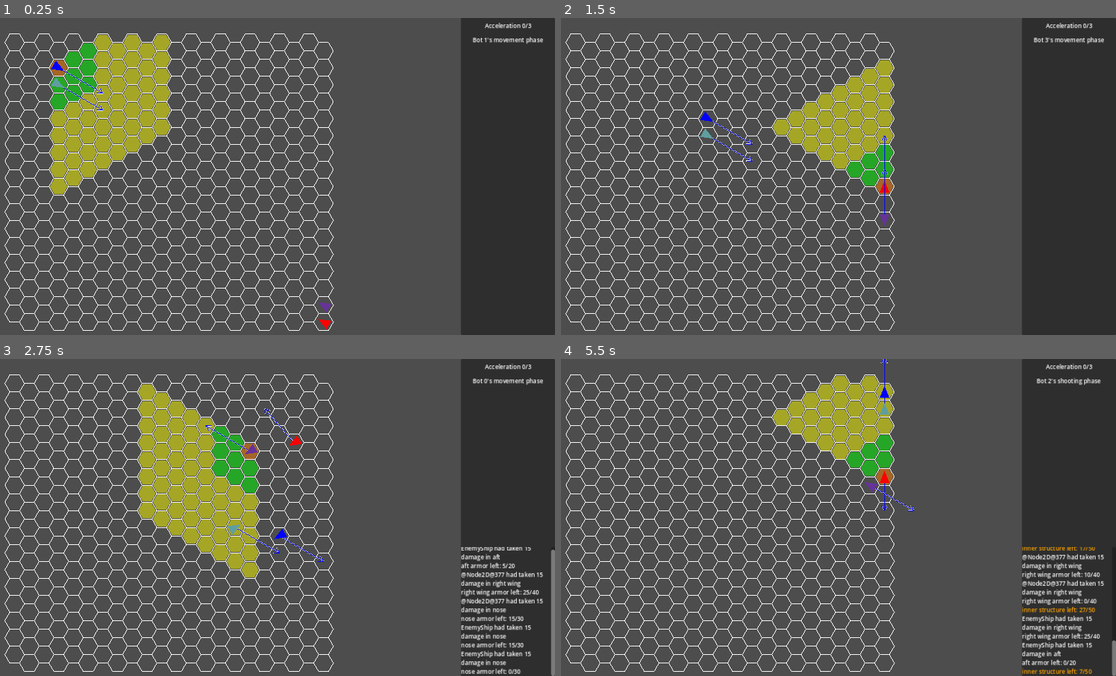
Above: before the commit, frames 1-4 (two rows, left to right).
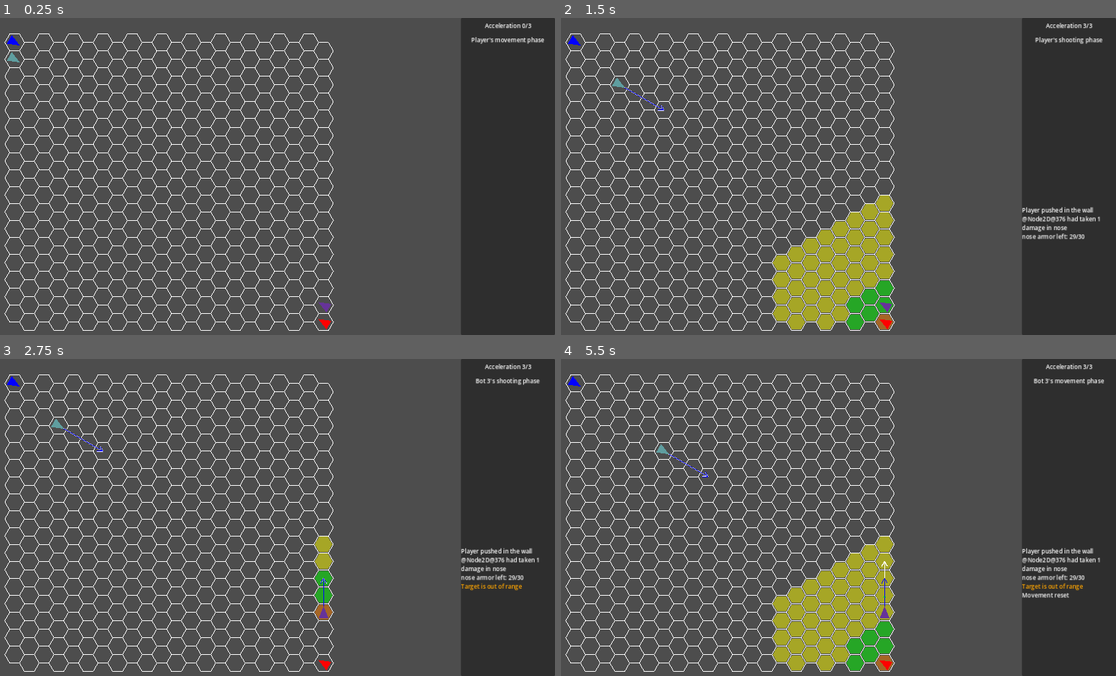
Above: after the commit, the same moments.

Repository: Idandot/Space-Arena
Game: Godot game, scene res://Scenes/Arena.tscn
Same seed, same stepped clock (60 frames per second), same inputs: the game is played once before the commit and once after it.
Inputs:
- Up to frame 1 (0.25 s): no input
- Up to frame 2 (1.5 s): tap Enter (end_phase) at 0.5, 0.6, 1.35 s; hold Right (turn_right) 0.53-1.28 s; hold Down (brake) from 1.28 s (still down)
- Up to frame 3 (2.75 s): release Down (brake) at 2.03 s; hold Right (turn_right) from 2.03 s (still down); tap Space (fire) at 2.1 s; tap Enter (end_phase) at 2.3 s
- Up to frame 4 (5.5 s): release Right (turn_right) at 2.78 s; hold Up (accelerate) 2.78-3.53 s; tap Enter (end_phase) at 2.85, 3.6, 4.55, 5.1 s; hold Left (turn_left) 3.53-5.03 s; tap Backspace (Reset) at 4.15 s; tap Space (fire) at 4.35 s; hold Down (brake) from 5.03 s (still down)

The runs differ from the first frame. In frame 1, 6.9% of the frame differs, in the area x 1-99%, y 5-56%; in frame 2, 10%; in frame 3, 11%; in frame 4, 12%, in the area x 1-100%, y 0-100%.

Commit message:
Architecture Update
Новый класс HexDirection избавляет от необходимости вечной конвертации между типами направления и их синхронизации

Далее: Починить find_target(), улучшенный ИИ, структура корабля и оружия через Resources

Diff:
--- a/Scenes/Arena.tscn
+++ b/Scenes/Arena.tscn
@@ -1,9 +1,9 @@
-[gd_scene load_steps=10 format=3 uid="uid://bvh1uo520kqmq"]
+[gd_scene load_steps=10 format=3 uid="uid://cf8n1jp00fq0m"]
 
 [ext_resource type="Script" path="res://Scripts/Root.gd" id="1_lvvug"]
 [ext_resource type="Script" path="res://Scripts/HexGrid.gd" id="1_mhtuk"]
 [ext_resource type="PackedScene" uid="uid://bx6jcpmfamp4b" path="res://Scenes/Hex.tscn" id="2_004cx"]
-[ext_resource type="PackedScene" uid="uid://jn4sb6r7uk4e" path="res://Scenes/EnemyShip.tscn" id="3_0aikf"]
+[ext_resource type="PackedScene" uid="uid://jn4sb6r7uk4e" path="res://Scenes/BotShip.tscn" id="3_f528x"]
 [ext_resource type="PackedScene" uid="uid://c10cpr3gmsfin" path="res://Scenes/PlayerShip.tscn" id="3_woy88"]
 [ext_resource type="Script" path="res://Scripts/Managers/TurnManager.gd" id="6_ttilb"]
 [ext_resource type="Script" path="res://Scripts/Managers/HighlightManager.gd" id="7_qacju"]
@@ -18,7 +18,7 @@
 hex_grid = NodePath("HexGrid")
 turn_manager = NodePath("Managers/TurnManager")
 player_ship_scene = ExtResource("3_woy88")
-enemy_ship_scene = ExtResource("3_0aikf")
+enemy_ship_scene = ExtResource("3_f528x")
 
 [node name="HexGrid" type="Node2D" parent="."]
 script = ExtResource("1_mhtuk")
--- a/Scenes/EnemyShip.tscn
+++ b/Scenes/BotShip.tscn
@@ -2,18 +2,17 @@
 
 [ext_resource type="Script" path="res://Scripts/BotShip.gd" id="1_p6p38"]
 
-[node name="EnemyShip" type="Node2D"]
+[node name="BotShip" type="Node2D"]
 script = ExtResource("1_p6p38")
 name_in_game = "Enemy"
 shipColor = Color(0.823529, 0, 0, 1)
-initial_direction = "up"
 weapon_stats = {
 "apex_offset": 0,
 "arc_degrees": 120,
-"damage": 15,
+"damage": 20,
 "effective_range": 2,
-"facing_offset": 0,
-"max_range": 7,
+"facing_offset": 1,
+"max_range": 4,
 "min_range": 0
 }
 
--- a/Scripts/BotShip.gd
+++ b/Scripts/BotShip.gd
@@ -5,7 +5,7 @@
 @export_group("Movement")
 @export_group("Weapons")
 
-var delay = 0.01
+var delay = 0.1
 
 func _ready():
 	name_in_game = "Bot " + str(ship_id)
@@ -20,7 +20,7 @@
 	var target = find_target(ships_array)
 
 	for dir_index in range(6):
-		var dir_vec = Utils.convert_direction(dir_index, "index", "vector")
+		var dir_vec = HexDirection.new(dir_index).vector
 		var test_pos = axial_position + dir_vec
 		var dist = Utils.axial_distance(target.axial_position - test_pos)
 		if dist < best_dist:
@@ -28,9 +28,9 @@
 			best_dir = dir_index
 	while Acceleration > 0:
 
-		if best_dir != dir:
+		if best_dir != facing.index:
 			turn_right()
-		elif Utils.axial_distance(ResultVelocity + facing) < safe_velocity:
+		elif Utils.axial_distance(ResultVelocity + facing.vector) < safe_velocity:
 			accelerate()
 		else:
 			update_acceleration(-1)
--- a/Scripts/PlayerShip.gd
+++ b/Scripts/PlayerShip.gd
@@ -54,6 +54,6 @@
 func reset():
 	update_velocity(Vector2i.ZERO, true)
 	update_acceleration(MaxAcceleration)
-	dir = initial_dir
-	update_rotation()
+	facing.set_direction(initial_facing)
+	area.rotation = deg_to_rad(facing.angle)
 	BEM.battle_log(["Movement reset"])
--- a/Scripts/Root.gd
+++ b/Scripts/Root.gd
@@ -26,7 +26,7 @@
 @export var starting_config = [
 	[
 		{
-			"control": "bot",
+			"control": "player",
 			"spawnpointOf": Vector2i(0,0),
 			"initial_facing": "rightdown",
 			"max_acceleration": 3,
@@ -42,7 +42,7 @@
 	],
 	[
 		{
-			"control": "bot",
+			"control": "player",
 			"spawnpointOf": Vector2i(21,16),
 			"initial_facing": "leftup",
 			"max_acceleration": 3,
--- a/Scripts/Ship.gd
+++ b/Scripts/Ship.gd
@@ -12,13 +12,17 @@
 @export_group("Movement")
 @export var MaxAcceleration = 3
 @export var Acceleration = MaxAcceleration
-@export var initial_direction = "down"
+var turn_cost = 1
+var accelerate_cost = 1
+var brake_cost = 2
 var axial_position = Vector2i(0,0)
 var offset_position = Vector2i(0,0)
 var PreviousVelocity = Vector2i(0,0)
 var NewVelocity = Vector2i(0,0)
 var ResultVelocity = Vector2i(0,0)
-var facing = Vector2i(0,-1)
+
+var initial_facing: String
+var facing: HexDirection
 
 @export_group("Weapons")
 @export var weapon_stats = {
@@ -42,9 +46,6 @@
 }
 @onready var structure: Dictionary = starting_structure.duplicate(true)
 
-var dir: int = 0
-var initial_dir = 0
-
 var ship_id
 var team_id
 
@@ -73,6 +74,7 @@
 	axial_position = Utils.offset_to_axial(data.spawnpointOf)
 	self.position = Utils.axial_to_world(axial_position)
 
+
 	if !data.has("initial_facing"):
 		BEM.battle_log(["ERROR: no initial facing in ", data], "Critical")
 		print("ERROR: no initial facing in ", data)
@@ -81,9 +83,9 @@
 		BEM.battle_log(["ERROR: no area2D found ", data], "Critical")
 		print("ERROR: no area2D found ", data)
 		return
-	dir = Utils.convert_direction(data.initial_facing, "name" , "index")
-	update_rotation()
-	initial_dir = dir
+	facing = HexDirection.new(data.initial_facing)
+	set_area_rotation()
+	initial_facing = facing.get_name()
 
 	if !data.has("max_acceleration"):
 		BEM.battle_log(["ERROR: no max acceleration in ", data], "Critical")
@@ -115,38 +117,33 @@
 	pass
 
 func turn_right():
-	if update_acceleration(-1):
-		dir = (dir+1)%6
-		change_rotation(dir)
-
-	else:
-		print("FUTURE INDICATION: ","Insufficient Acceleration Capacity")
+	if update_acceleration(-turn_cost):
+		facing.rotate_right()
+		set_area_rotation()
+	else:
+		BEM.battle_log(["Insufficient acceleration capacity"], "Warning")
 
 func turn_left():
-	if update_acceleration(-1):
-		dir = (dir-1)%6
-		change_rotation(dir)
-	else:
-		print("FUTURE INDICATION: ","Insufficient Acceleration Capacity")
-
-func update_rotation():
-	change_rotation(dir)
-
-func change_rotation(to_dir: int):
-	facing = Utils.convert_direction(to_dir,"index", "vector")
-	area.rotation = deg_to_rad(Utils.convert_direction(to_dir,"index", "angle"))
+	if update_acceleration(-turn_cost):
+		facing.rotate_left()
+		set_area_rotation()
+	else:
+		BEM.battle_log(["Insufficient acceleration capacity"], "Warning")
+
+func set_area_rotation():
+	area.rotation = deg_to_rad(facing.angle)
 
 func accelerate():
-	if update_acceleration(-1):
-		update_velocity(facing)
-	else:
-		print("FUTURE INDICATION: ","Insufficient Acceleration Capacity")
+	if update_acceleration(-accelerate_cost):
+		update_velocity(facing.vector)
+	else:
+		BEM.battle_log(["Insufficient acceleration capacity"], "Warning")
 
 func brake():
-	if update_acceleration(-2):
-		update_velocity(-facing)
-	else:
-		print("FUTURE INDICATION: ","Insufficient Acceleration Capacity")
+	if update_acceleration(-brake_cost):
+		update_velocity(-facing.vector)
+	else:
+		BEM.battle_log(["Insufficient acceleration capacity"], "Warning")
 
 func start_shooting_phase():
 	ships_array = ShipsManager.get_alive()
@@ -154,7 +151,7 @@
 	await update_ship_position()
 	NewVelocity = Vector2i.ZERO
 	update_acceleration(MaxAcceleration)
-	initial_dir = dir
+	initial_facing = facing.get_name()
 	queue_redraw()
 
 	await get_tree().process_frame
@@ -167,7 +164,7 @@
 func end_turn():
 	if Root.debug_mode.ship_rotation:
 		print("DEBUG INFO:")
-		print("facing: ", facing, ", angle: ", rad_to_deg(area.rotation))
+		print("facing: ", facing.get_vector(), ", angle: ", rad_to_deg(area.rotation))
 	emit_signal("turn_ended")
 
 func update_ship_position():
@@ -182,7 +179,7 @@
 		or next_pos_of.y != clamp(next_pos_of.y, 0, hex_grid.gridSizeOY - 1):
 			BEM.battle_log([self.name_in_game, " pushed in the wall"])
 			update_velocity(Vector2i.ZERO, true, true)
-			take_damage(Utils.axial_distance(res_vel_ax), axial_position + facing)
+			take_damage(Utils.axial_distance(res_vel_ax), axial_position + facing.get_vector())
 			break
 		else:
 			new_pos_ax = next_pos_ax
@@ -197,6 +194,7 @@
 		print("offset position: ", offset_position)
 
 func decompose_vector(start_pos: Vector2i, end_pos: Vector2i) -> Array:
+	#TODO: try Bresenham method
 	var change_pos = end_pos - start_pos
 	var path = []
 	while change_pos != Vector2i.ZERO:
@@ -248,12 +246,6 @@
 	draw_line(to, to + left, col, w)
 	draw_line(to, to + right, col, w)
 
-func check_ships_collision(self_position: Vector2i, i_ships_array: Array):
-	for s in i_ships_array:
-			if (self_position == s.axial_position) and (s != self):
-				return s
-	return null
-
 func take_damage(amount: int, ax_attacker_pos: Vector2i):
 	var location = define_arc(ax_attacker_pos)
 	var excess_damage = 0
@@ -280,10 +272,9 @@
 		structure["inner structure"], "/",
 		starting_structure["inner structure"]], "Warning")
 
-func Destroy(emit_signal:= true):
-	if emit_signal:
+func Destroy(to_emit_signal:= true):
+	if to_emit_signal:
 		emit_signal("destroyed", self)
-
 
 	queue_free()
 	pass
@@ -298,6 +289,7 @@
 	queue_redraw()
 
 func find_target(targets):
+	#TODO: smart target filter
 	for ship in targets:
 		if !is_instance_valid(ship):
 			BEM.battle_log(["ERROR: target isn't valid"], "Critical")
@@ -331,24 +323,22 @@
 		BEM.battle_log([reason], "Warning")
 
 func is_in_shooting_arc(ax_target_pos) -> bool:
-
-	var weapon_facing_vector = Utils.convert_direction(dir + weapon_stats.facing_offset, "index", "vector")
+	var weapon_facing = HexDirection.new(facing.index + weapon_stats.facing_offset)
 
 	for r in range(weapon_stats.apex_offset + 1):
-		if axial_position + weapon_facing_vector * r == ax_target_pos:
+		if axial_position + weapon_facing.vector * r == ax_target_pos:
 			return true
 
 
-	var divergence_origin = axial_position + weapon_stats.apex_offset * facing
+	var divergence_origin = axial_position + weapon_stats.apex_offset * facing.vector
 	var direction: Vector2 = (Utils.axial_to_world(ax_target_pos - divergence_origin, true)).normalized()
 	var angle_to_target = rad_to_deg(direction.angle())
-	var weapon_facing_angle = Utils.convert_direction(dir + weapon_stats.facing_offset, "index", "angle")
-	var angle_diff = abs(Utils.angle_difference(weapon_facing_angle, angle_to_target))
+	var angle_diff = abs(Utils.angle_difference(weapon_facing.angle, angle_to_target))
 
 	return is_equal_approx(angle_diff, weapon_stats.arc_degrees/2) or angle_diff < weapon_stats.arc_degrees/2
 
-func define_arc(ax_attacker_pos):
-	var nose_arc_angle = Utils.convert_direction(facing, "vector", "angle")
+func define_arc(ax_attacker_pos) -> String:
+	var nose_arc_angle = facing.angle
 
 	var direction: Vector2 = (Utils.axial_to_world(ax_attacker_pos - axial_position, true)).normalized()
 	var angle_to_attacker = rad_to_deg(direction.angle())
--- /dev/null
+++ b/Scripts/Utilities/HexDirection.gd
@@ -0,0 +1,75 @@
+extends RefCounted
+class_name HexDirection
+
+var index: int
+var name: String
+var angle: int
+var vector: Vector2i
+
+
+const DIRECTION = [
+	{"name":"up","index":0,"angle":-90,"vector":Vector2i(0,-1)},
+	{"name":"rightup","index":1,"angle":-30,"vector":Vector2i(1,0)},
+	{"name":"rightdown","index":2,"angle":30,"vector":Vector2i(1,1)},
+	{"name":"down","index":3,"angle":90,"vector":Vector2i(0,1)},
+	{"name":"leftdown","index":4,"angle":150,"vector":Vector2i(-1,0)},
+	{"name":"leftup","index":5,"angle":-150,"vector":Vector2i(-1,-1)},
+]
+
+func _init(initial_direction):
+	set_direction(initial_direction)
+
+func get_table(value):
+	var initial_type:=type_definer(value)
+
+	if initial_type == "index":
+		value = (value+6) % 6
+
+	#ищем прямые совпадения
+	for entry in DIRECTION:
+		if value == entry[initial_type]:
+			return entry
+	push_error("Cannot find ", value, "of type ", initial_type)
+	return DIRECTION[0]
+
+func set_direction(value):
+	var data = get_table(value)
+	index = data.index
+	name = data.name
+	angle = data.angle
+	vector = data.vector
+
+func rotate_right():
+	rotate_by_60_inc(1)
+
+func rotate_left():
+	rotate_by_60_inc(-1)
+
+func rotate_by_60_inc(inc: int):
+	index = (index + inc + 6) % 6
+	set_direction(index)
+
+
+func type_definer(value) -> String:
+	#angle is not supported
+
+	var value_type = typeof(value)
+
+	if value_type == TYPE_STRING:
+		return "name"
+	elif value_type == TYPE_VECTOR2I:
+		return "vector"
+	else:
+		return "index"
+
+func get_index() -> int:
+	return index
+
+func get_name() -> String:
+	return name
+
+func get_vector() -> Vector2i:
+	return vector
+
+func get_angle() -> int:
+	return angle
--- a/Scripts/Utils.gd
+++ b/Scripts/Utilities/Utils.gd
@@ -5,26 +5,6 @@
 const HEX_SIDE_SIZE = 20
 const GRID_OFFSET_WX = 50
 const GRID_OFFSET_WY = 50
-
-const DIRECTION = [
-	{"name":"up","index":0,"angle":-90,"vector":Vector2i(0,-1)},
-	{"name":"rightup","index":1,"angle":-30,"vector":Vector2i(1,0)},
-	{"name":"rightdown","index":2,"angle":30,"vector":Vector2i(1,1)},
-	{"name":"down","index":3,"angle":90,"vector":Vector2i(0,1)},
-	{"name":"leftdown","index":4,"angle":150,"vector":Vector2i(-1,0)},
-	{"name":"leftup","index":5,"angle":-150,"vector":Vector2i(-1,-1)},
-]
-
-static func convert_direction(value, initial_type, target_type):
-	if initial_type == "index":
-		value = (value+6) % 6
-
-	#ищем прямые совпадения
-	for entry in DIRECTION:
-		if value == entry[initial_type]:
-			return entry[target_type]
-	print("ERROR: Hadn't found ", value, " in the dictionary with initial type ", initial_type)
-	return null
 
 static func offset_to_world(offset_vector: Vector2i) -> Vector2:
 	var ox = offset_vector.x
